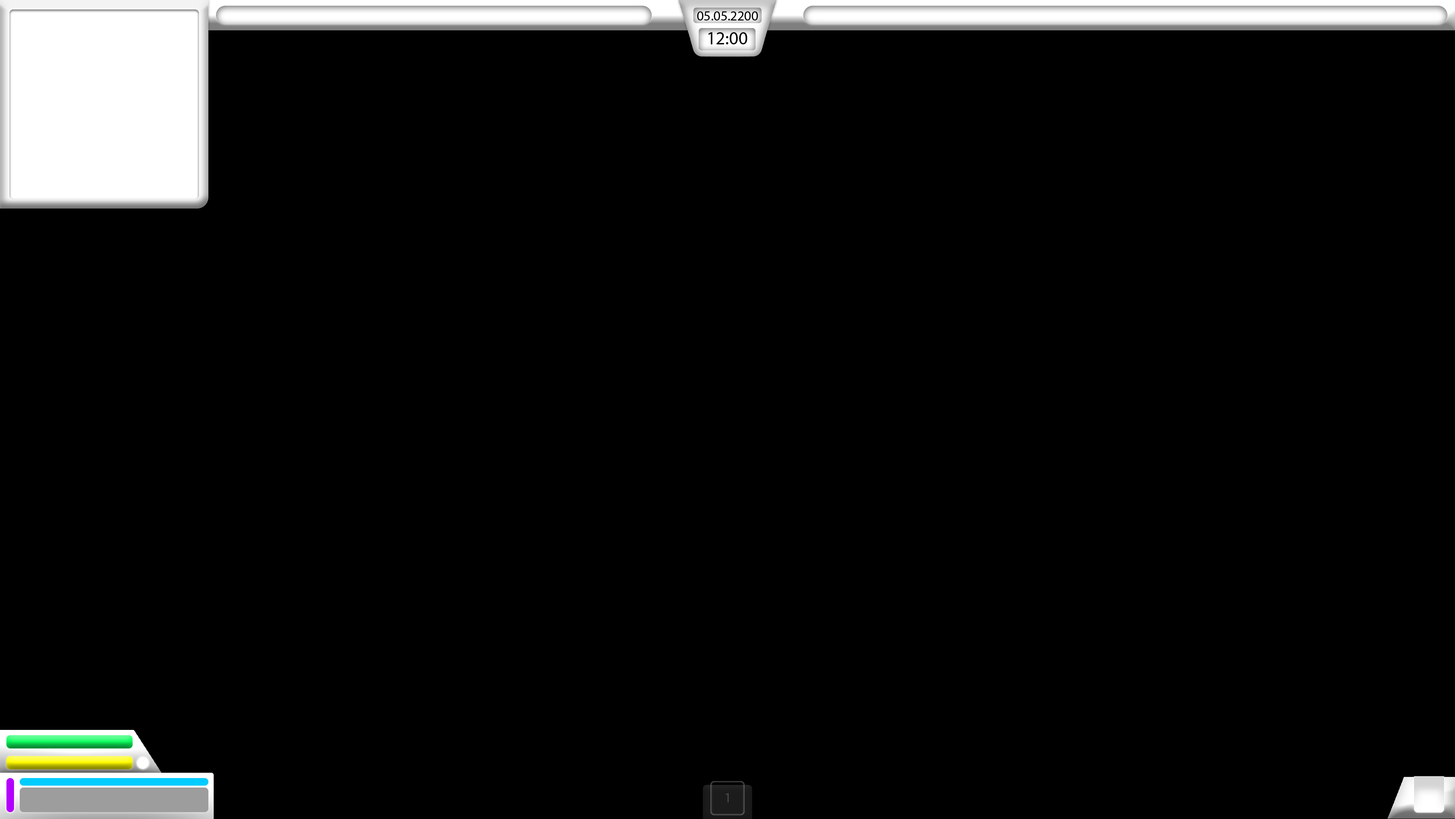
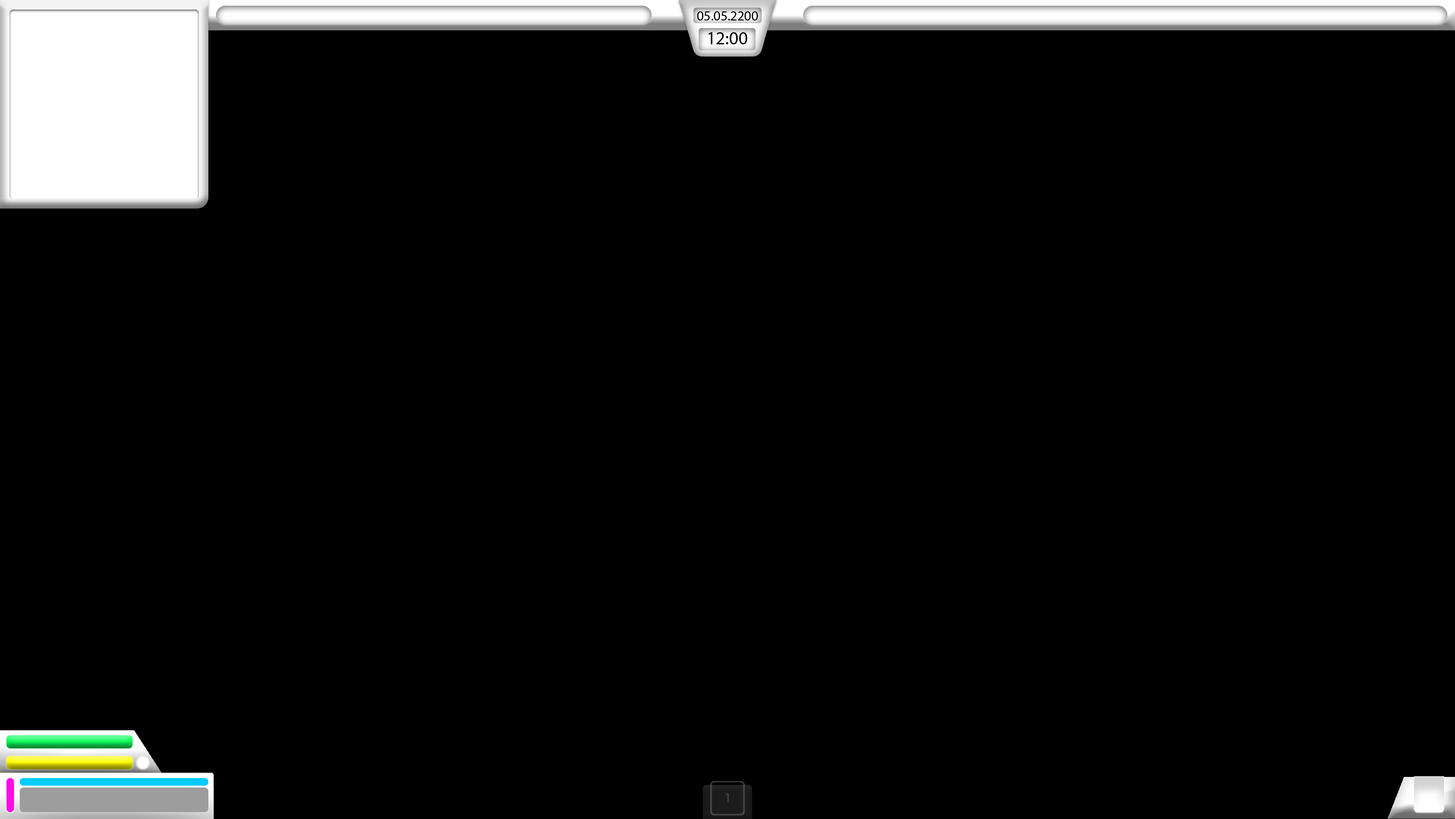
Layer changes from the first 1455×819 image to the second:
painted on "ShipUI" over (x1=0, y1=729, x2=135, y2=812)
